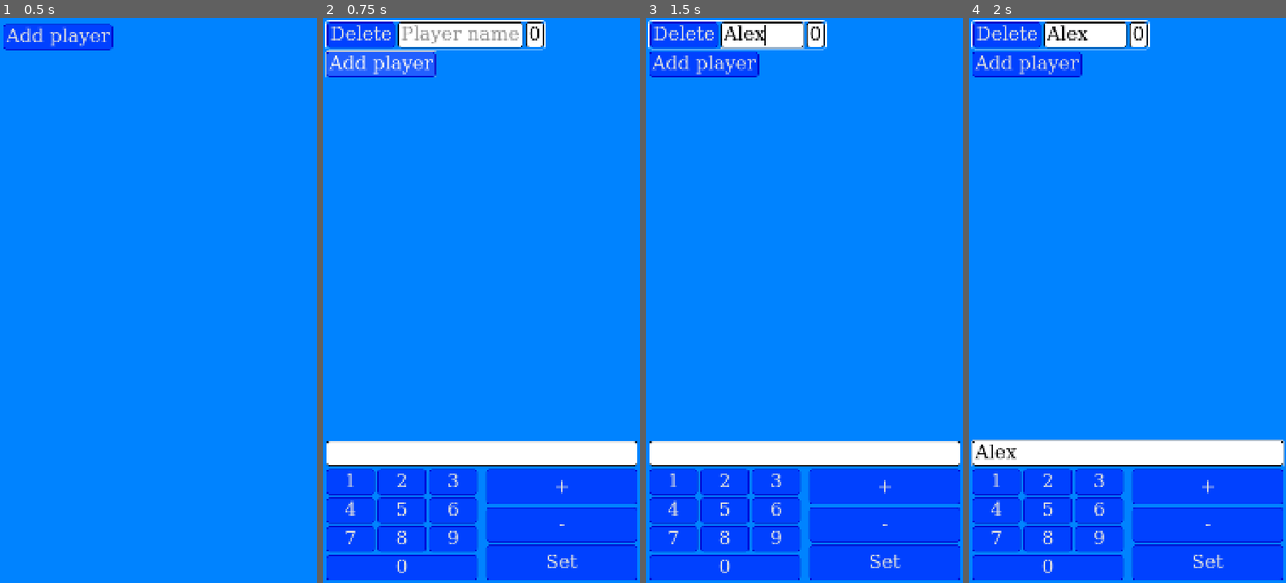
Above: before the commit, frames 1-4 (left to right).
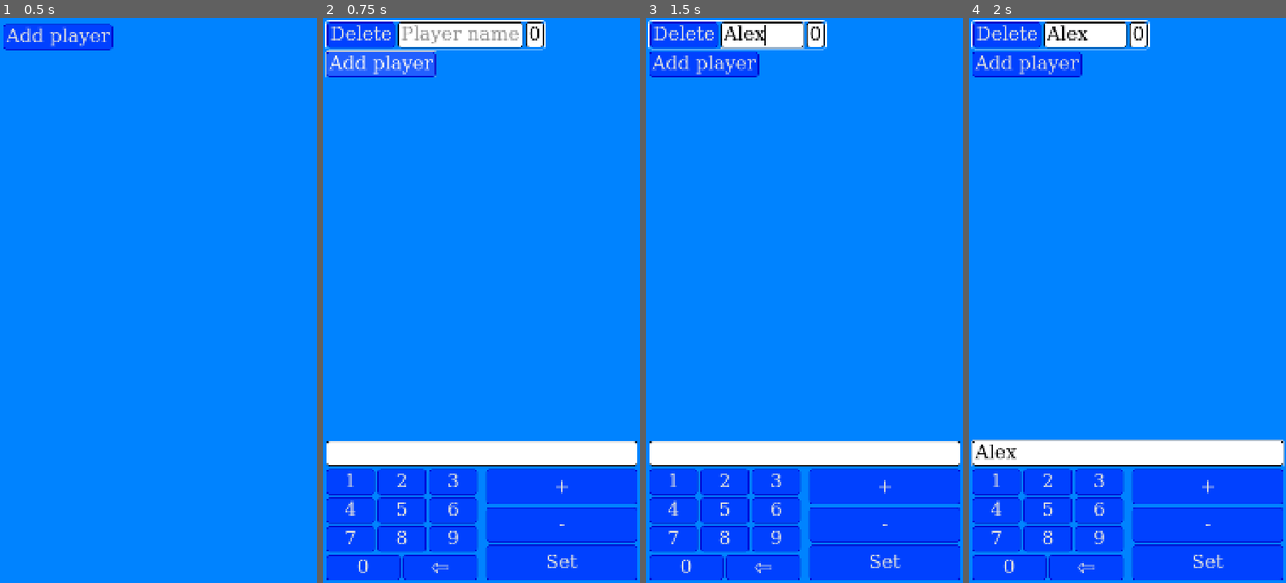
Above: after the commit, the same moments.

Repository: EnderiteFox/score-plus-plus
Game: Godot game, scene res://ui/main_ui/main_ui.tscn
Same seed, same stepped clock (60 frames per second), same inputs: the game is played once before the commit and once after it.
Inputs (mouse positions are in pixels of both pictures, inside the frame that each line leads up to):
- Up to frame 1 (0.5 s): no input
- Up to frame 2 (0.75 s): click "Add player" at 0.5 s
- Up to frame 3 (1.5 s): click (782, 34) at 1.27 s; type "Alex" at 1.35 s
- Up to frame 4 (2 s): click (1127, 453) at 1.5 s; type "Alex" at 1.58 s

Frame 1 is identical in both runs. In frame 2, 0.2% of the frame differs, in the area x 10-40%, y 95-100%; in frame 3, 0.2%; in frame 4, 0.2%.

Commit message:
feat: Added a backspace button to the keypad

Diff:
--- a/ui/main_ui/main_ui.tscn
+++ b/ui/main_ui/main_ui.tscn
@@ -1,9 +1,10 @@
-[gd_scene load_steps=6 format=3 uid="uid://bfct5sudsqj76"]
+[gd_scene load_steps=7 format=3 uid="uid://bfct5sudsqj76"]
 
 [ext_resource type="Script" uid="uid://cle5eekmroq40" path="res://ui/main_ui/main_ui.gd" id="1_16758"]
 [ext_resource type="Script" uid="uid://c8jew4lrc3st4" path="res://ui/numpad_button/numpad_button.gd" id="2_7miss"]
 [ext_resource type="Script" uid="uid://biipk3j3p1mky" path="res://ui/edit_action_button/set_edit_action.gd" id="3_3jxcf"]
 [ext_resource type="Script" uid="uid://cogogjprxotyf" path="res://ui/edit_action_button/add_edit_action.gd" id="3_bsycw"]
+[ext_resource type="Script" uid="uid://cegqlp4nh0eq6" path="res://ui/numpad_button/backspace_button.gd" id="3_c7c5c"]
 [ext_resource type="Script" uid="uid://bdn2vfj5impgh" path="res://ui/edit_action_button/substract_edit_action.gd" id="4_bp13i"]
 
 [node name="MainUI" type="Control"]
@@ -160,6 +161,13 @@
 script = ExtResource("2_7miss")
 player_edit_line = NodePath("../../../../PlayerEditLine")
 
+[node name="Backspace" type="Button" parent="VBoxContainer/PlayerEditPanel/MarginContainer/VBoxContainer/EditButtons/Numpad/HBoxContainer4" node_paths=PackedStringArray("player_edit_line")]
+layout_mode = 2
+size_flags_horizontal = 3
+text = "⇦"
+script = ExtResource("3_c7c5c")
+player_edit_line = NodePath("../../../../PlayerEditLine")
+
 [node name="VSeparator" type="VSeparator" parent="VBoxContainer/PlayerEditPanel/MarginContainer/VBoxContainer/EditButtons"]
 layout_mode = 2
 
--- /dev/null
+++ b/ui/numpad_button/backspace_button.gd
@@ -0,0 +1,4 @@
+extends NumpadButton
+
+func _on_pressed() -> void:
+	player_edit_line.text = player_edit_line.text.substr(0, player_edit_line.text.length() - 1)
Not shown, added: ui/numpad_button/backspace_button.gd.uid
